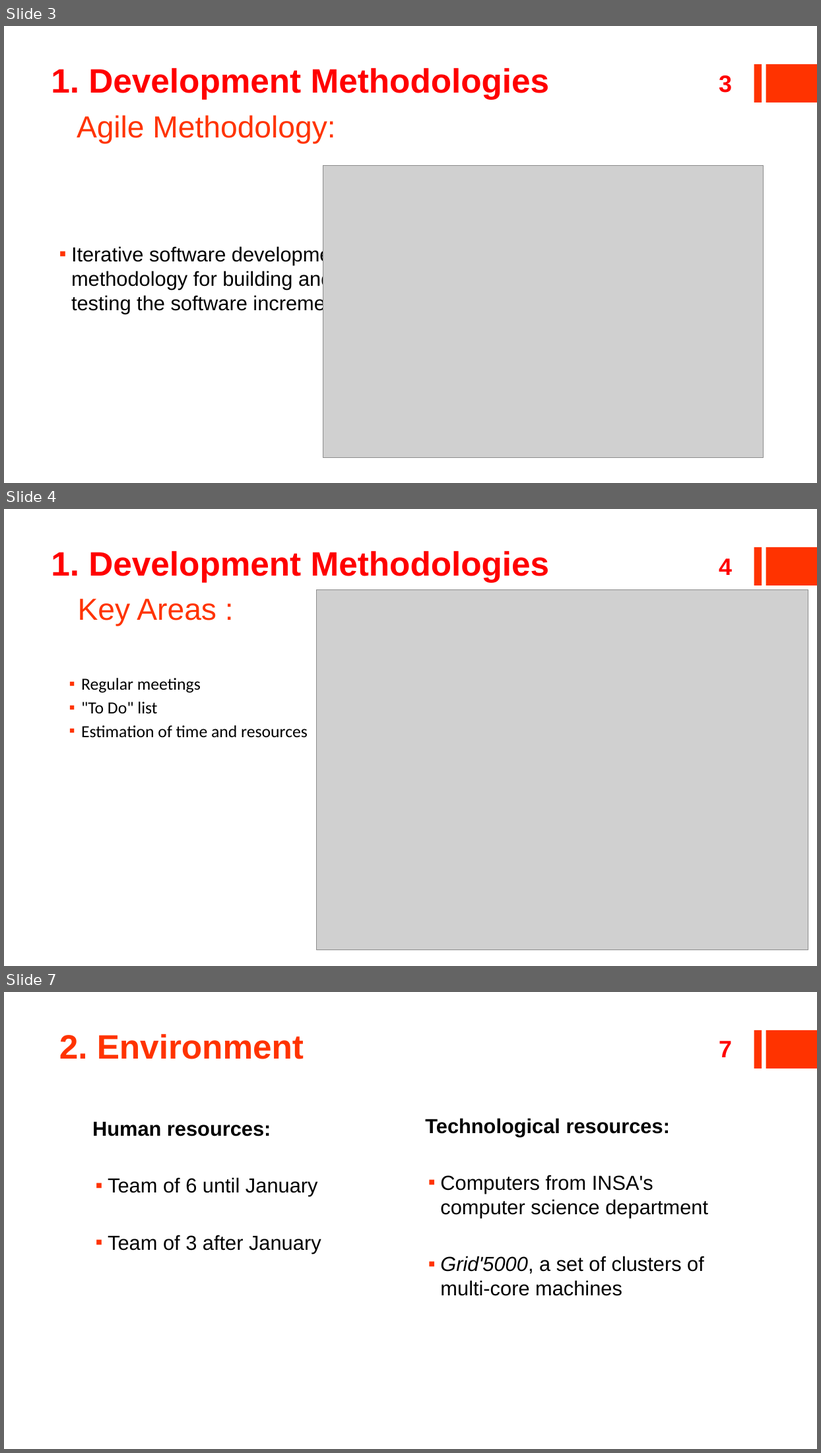
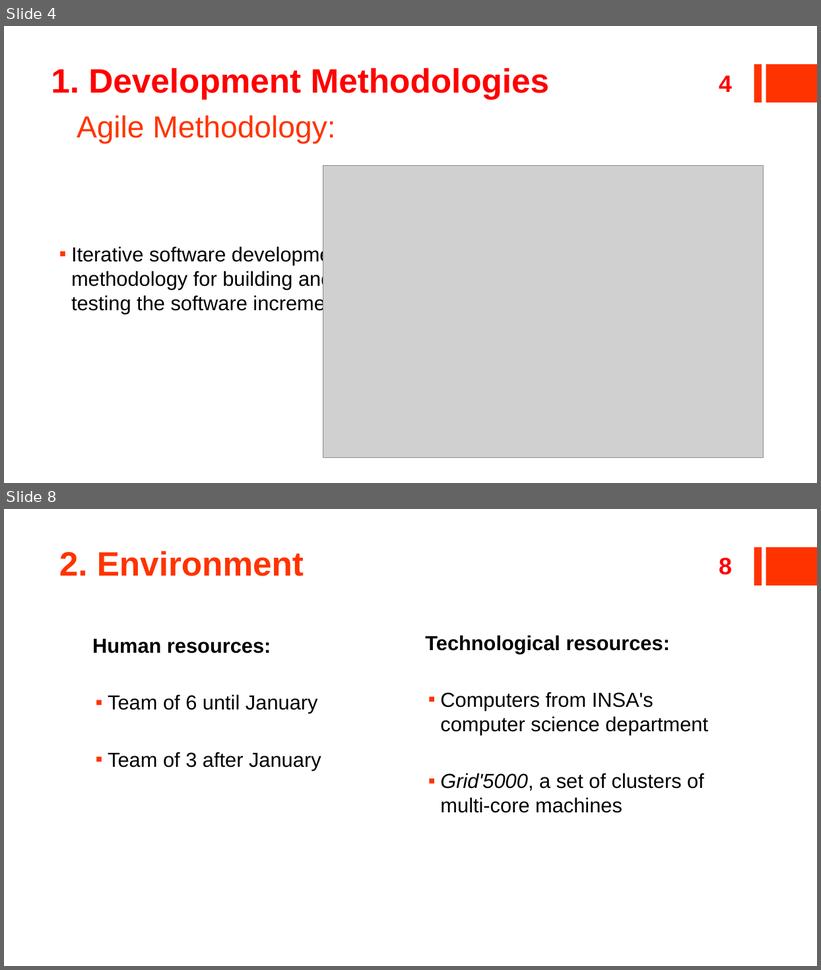
Before and after one commit to ildyria/Arimaa, a slide deck: Docs/Reports/Planning Presentation/V2Planning.pptx. Shown one above the other, each under a label of ours: slides 3, 4 and 7 before the commit, slides 4 and 8 after it; the slides between them are not shown. The pictures are 821x1453 and 821x970 pixels, drawn with LibreOffice and Linux fonts; fonts in the diff are those of the drawing; grey boxes stand for pictures. Boxes give left, top, right and bottom in pixels: in the first picture for what was removed or moved away, otherwise in the second. Text is boxed around its words. In the diff, an @@ line names an element or a change of style, - is before the commit and + after.

```diff
--- a/Docs/Reports/Planning Presentation/V2Planning.pptx
+++ b/Docs/Reports/Planning Presentation/V2Planning.pptx
@@ slide 4 removed at [4, 509, 817, 966], background #FFFFFF; not listed: 2 template elements that a slide beside it also shows @@
@@ text removed at [51, 551, 550, 582] @@
-1. Development Methodologies
@@ page number removed at [719, 559, 732, 575] @@
-4
@@ title removed at [78, 599, 217, 626] @@
-Key Areas :
@@ picture removed at [316, 590, 808, 950] @@
@@ text removed at [81, 678, 308, 738] @@
-▪ Regular meetings
-▪ "To Do" list
-▪ Estimation of time and resources
@@ what was slide 3 is now slide 4 @@
@@ page number at [719, 76, 732, 92]: text changed @@
-3
+4
@@ what was slide 7 is now slide 8 @@
@@ page number at [719, 558, 732, 575]: text changed @@
-7
+8
```
Also in this commit, not shown: 1 slide changed, 3 slides added, 1 other slide removed, 4 other files.
